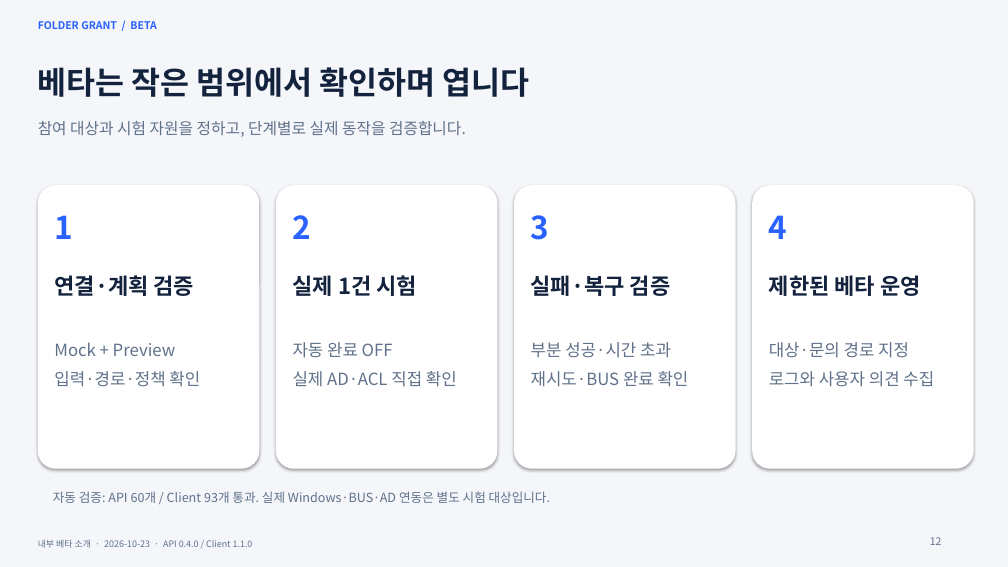
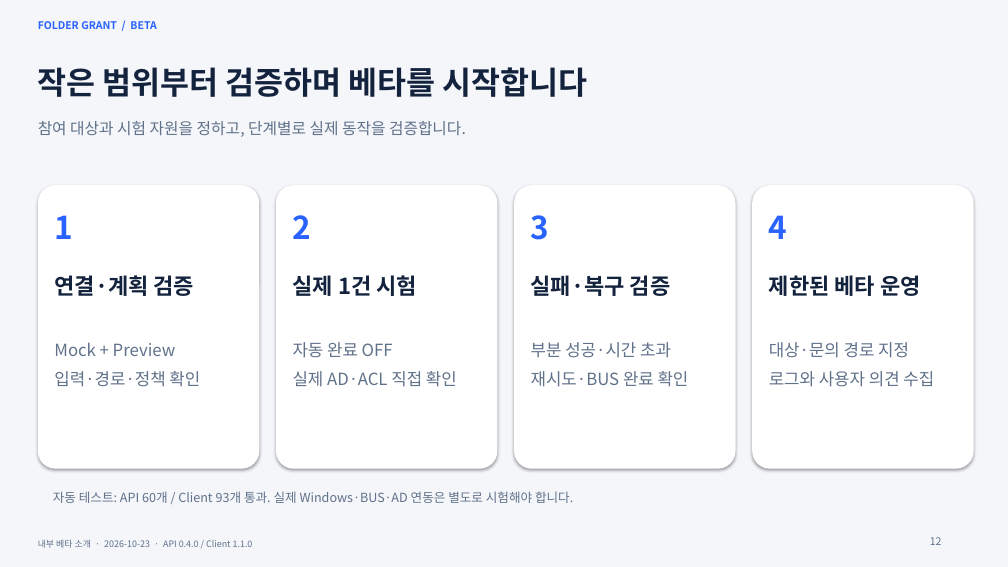
Before and after one commit to Corggi-Kim/Folder-Grant-Tool, a slide deck: slide 12 of docs/Folder_Grant_프로그램_소개서_Beta.pptx. Drawn at 1008x567 pixels with LibreOffice and Linux fonts; fonts in the diff are those of the drawing. Boxes give left, top, right and bottom in pixels: in the first picture for what was removed or moved away, otherwise in the second. Text is boxed around its words. In the diff, an @@ line names an element or a change of style, - is before the commit and + after.

```diff
--- a/docs/Folder_Grant_프로그램_소개서_Beta.pptx
+++ b/docs/Folder_Grant_프로그램_소개서_Beta.pptx
@@ text at box(38, 67, 588, 97): text changed @@
-베타는 작은 범위에서 확인하며 엽니다
+작은 범위부터 검증하며 베타를 시작합니다
@@ text at box(53, 491, 573, 503): text changed @@
-자동 검증: API 60개 / Client 93개 통과. 실제 Windows·BUS·AD 연동은 별도 시험 대상입니다.
+자동 테스트: API 60개 / Client 93개 통과. 실제 Windows·BUS·AD 연동은 별도로 시험해야 합니다.
```
Also in this commit, not shown: 13 other slides changed, 2 other files.
